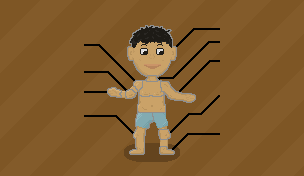
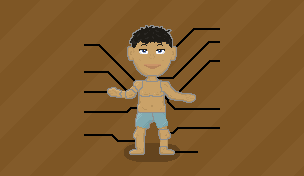
Two versions of the same layered image (w=304, h=176). Layer-by-layer changes:
renamed "Head pr" to "Head_pr", painted on it over [139,48,165,56]
painted on "Head on" over [139,48,165,56]
painted on "Head" over [139,48,165,56]
painted on "Fondo" over [84,77,220,153]
